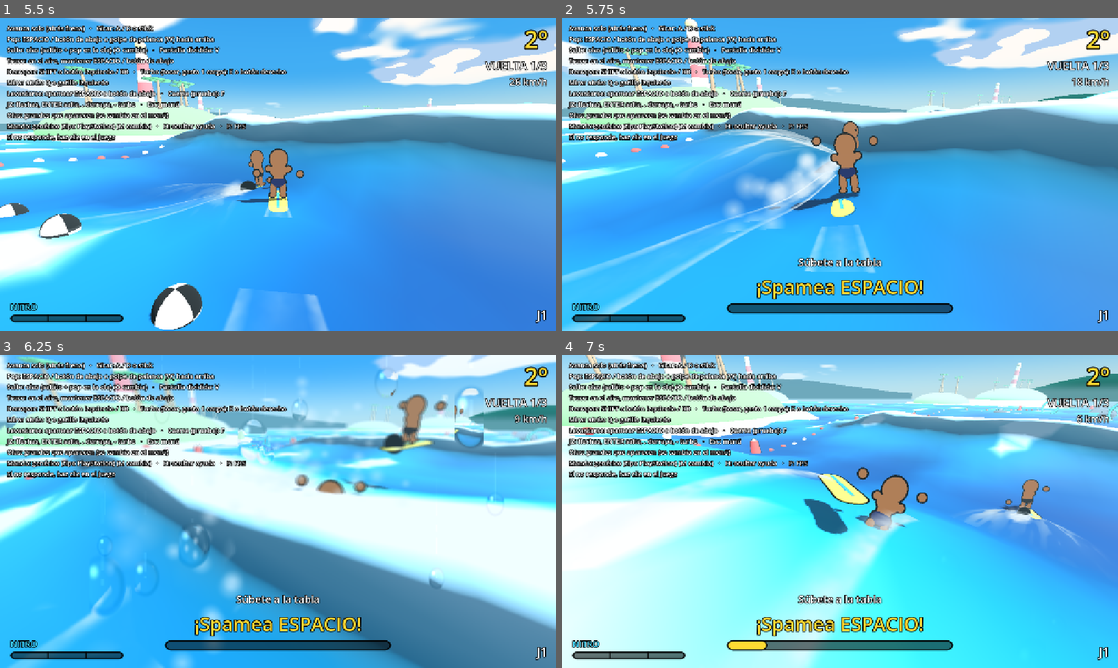
Above: before the commit, frames 1-4 (two rows, left to right).
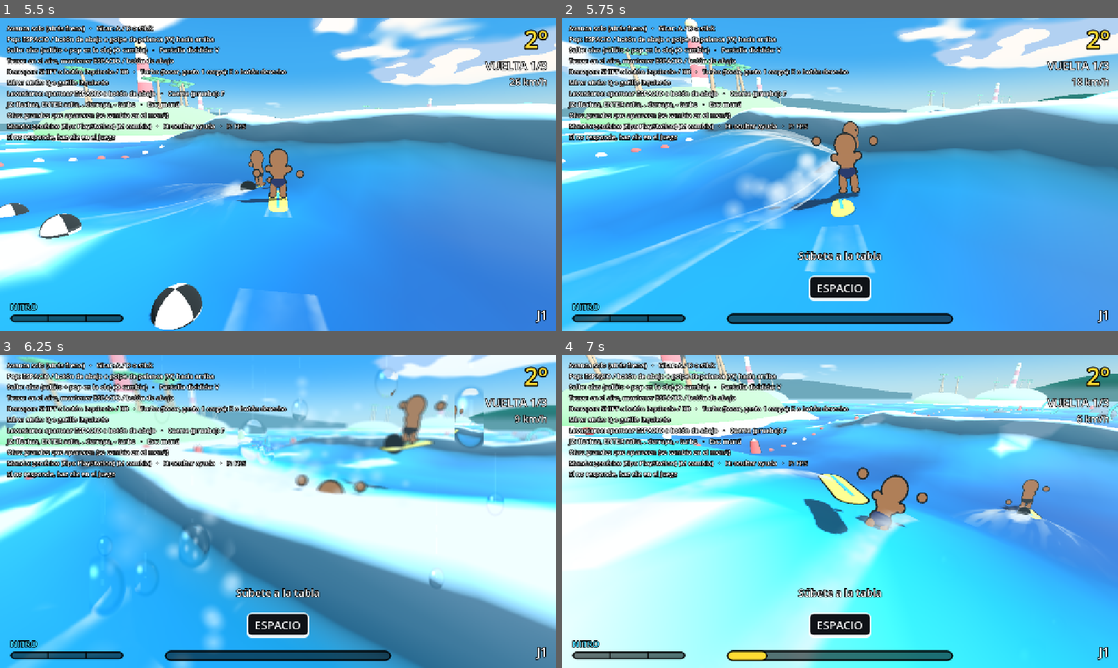
Above: after the commit, the same moments.

Repository: asimplesurfer/simplesurf
Game: Godot game, scene res://ui/menus/character_select.tscn
Two runs of this game, one before a commit and one after it. Both use one fixed random seed, a clock stepped at 60 frames per second and the inputs below. Sound files missing from this copy of the repository are replaced by a short silence.
Inputs (mouse positions are in pixels of both pictures, inside the frame that each line leads up to):
- Up to frame 1 (5.5 s): tap Enter at 0.5 s; move the mouse to (400, 158) at 0.52 s; hold D (p1_right) 0.53-1.25 s; hold Space (p1_a) 0.53-1.25 s; click (400, 158) at 0.67 s; drag from (166, 190) to (250, 237) at 1.27 s; move the mouse to (333, 105) at 2.02 s; hold D (p1_right) 2.03-2.75 s; tap Shift (p1_drift) at 2.1 s; click (333, 105) at 2.17 s; drag from (250, 237) to (111, 127) at 2.77 s; move the mouse to (444, 221) at 3.52 s; hold A (p1_left) 3.53-4.25 s; tap M at 3.6 s; click (444, 221) at 3.67 s; drag from (111, 127) to (194, 96) at 4.27 s; move the mouse to (305, 174) at 5.02 s; hold S (p1_down) from 5.03 s (still down); tap J at 5.1 s; click (305, 174) at 5.17 s
- Up to frame 2 (5.75 s): keep holding S (p1_down)
- Up to frame 3 (6.25 s): release S (p1_down) at 5.75 s; drag from (194, 433) to (166, 527) at 5.77 s
- Up to frame 4 (7 s): move the mouse to (962, 495) at 6.52 s; hold W (p1_up) from 6.53 s (still down); tap K at 6.6 s; click (962, 495) at 6.67 s

Frame 1 is identical in both runs. In frame 2, 4.8% of the frame differs, in the area x 29-71%, y 74-98%; in frame 3, 4.8%; in frame 4, 4.8%.

Commit message:
Íconos en vez de texto: palanca arriba y botón de abajo para el pop, rombo de botones para levantarse
- En la cresta: con mando, animación de la palanca tirada hacia arriba de golpe
  más el rombo de 4 botones con el de abajo en negro; con teclado, la tecla.
- Para levantarse: el rombo (o la tecla) late con cada toque, sobre la barra.

Co-Authored-By: Claude Opus 5.5 <noreply@anthropic.com>
Claude-Session: https://claude.ai/code/session_0158oNfJa2g5qsqyuATh8Mjh

Diff:
--- a/tests/run_tests.gd
+++ b/tests/run_tests.gd
@@ -523,7 +523,7 @@
 	for i in int(5.0 * FPS):
 		if _rider.grounded:
 			max_climb = maxf(max_climb, _rider.vertical_speed)
-		if hud._pop_label.visible:
+		if hud._pop_box.visible:
 			_pop_prompt_seen = true
 		if hud.splash_overlay.visible:
 			_splash_seen = true
--- /dev/null
+++ b/ui/hud/button_prompt.gd
@@ -0,0 +1,127 @@
+class_name ButtonPrompt
+extends Control
+## Ícono de qué tocar, sin texto (como en las consolas):
+## - FACE_BOTTOM: los 4 botones en rombo, el de abajo en negro.
+## - STICK_UP: una palanca que se tira hacia arriba de golpe, en loop.
+## - KEY: una tecla con su nombre (para teclado).
+
+enum Kind { FACE_BOTTOM, STICK_UP, KEY }
+
+var kind: Kind = Kind.FACE_BOTTOM:
+	set(value):
+		kind = value
+		queue_redraw()
+var key_text: String = "ESPACIO":
+	set(value):
+		key_text = value
+		queue_redraw()
+## 0..1: agranda el botón un instante (al apretarlo).
+var pulse: float = 0.0
+
+const INK := Color(0.06, 0.07, 0.09)
+const RIM := Color(1.0, 1.0, 1.0, 0.95)
+const DIM := Color(1.0, 1.0, 1.0, 0.28)
+const BACK := Color(0.0, 0.0, 0.0, 0.35)
+## Duración de un ciclo de la animación de la palanca (s).
+const STICK_CYCLE := 0.9
+
+var _time: float = 0.0
+
+
+func _init() -> void:
+	mouse_filter = Control.MOUSE_FILTER_IGNORE
+	custom_minimum_size = Vector2(110.0, 110.0)
+
+
+func _process(delta: float) -> void:
+	if not is_visible_in_tree():
+		return
+	_time += delta
+	queue_redraw()
+
+
+func _draw() -> void:
+	match kind:
+		Kind.FACE_BOTTOM:
+			_draw_face()
+		Kind.STICK_UP:
+			_draw_stick()
+		Kind.KEY:
+			_draw_key()
+
+
+func _draw_face() -> void:
+	var c := size * 0.5
+	var r := minf(size.x, size.y) * 0.5
+	draw_circle(c, r, BACK)
+	var d := r * 0.56
+	var br := r * 0.27
+	for off in [Vector2(0.0, -d), Vector2(d, 0.0), Vector2(-d, 0.0)]:
+		draw_circle(c + off, br, DIM)
+		draw_arc(c + off, br, 0.0, TAU, 32, RIM, 2.0, true)
+	# El de abajo: en negro, con borde marcado y latiendo.
+	var beat := 0.06 * sin(_time * 10.0)
+	var rr := br * (1.0 + beat + 0.25 * pulse)
+	var p := c + Vector2(0.0, d)
+	draw_circle(p, rr, INK)
+	draw_arc(p, rr, 0.0, TAU, 32, RIM, 3.0, true)
+
+
+func _draw_stick() -> void:
+	var c := size * 0.5 + Vector2(0.0, size.y * 0.12)
+	var r := minf(size.x, size.y) * 0.5
+	var base_r := r * 0.62
+	draw_circle(c, base_r, BACK)
+	draw_arc(c, base_r, 0.0, TAU, 40, DIM, 3.0, true)
+	# Quieta, golpe rápido arriba, un momento arriba y vuelve.
+	var t := fmod(_time, STICK_CYCLE) / STICK_CYCLE
+	var up := 0.0
+	if t < 0.25:
+		up = 0.0
+	elif t < 0.35:
+		up = ease((t - 0.25) / 0.1, 0.4)
+	elif t < 0.7:
+		up = 1.0
+	elif t < 0.85:
+		up = 1.0 - (t - 0.7) / 0.15
+	var knob := c + Vector2(0.0, -base_r * 0.5 * up)
+	# Flecha arriba (bien separada de la palanca): se ilumina con el golpe.
+	var tip := c + Vector2(0.0, -r * 1.12)
+	var w := r * 0.27
+	var arrow := Color(RIM, 0.3 + 0.7 * up)
+	draw_colored_polygon(
+		PackedVector2Array([tip, tip + Vector2(w, w * 1.1), tip + Vector2(-w, w * 1.1)]), arrow
+	)
+	# Rayitas de movimiento mientras sube rápido.
+	var swish := clampf(1.0 - absf(t - 0.33) / 0.08, 0.0, 1.0)
+	if swish > 0.0:
+		for dx in [-0.16, 0.16]:
+			var x: float = knob.x + r * float(dx)
+			draw_line(
+				Vector2(x, knob.y + r * 0.42), Vector2(x, knob.y + r * 0.85),
+				Color(RIM, 0.8 * swish), 3.0, true
+			)
+	var knob_r := r * 0.34
+	draw_circle(knob + Vector2(0.0, 3.0), knob_r, Color(0.0, 0.0, 0.0, 0.3))
+	draw_circle(knob, knob_r, INK)
+	draw_arc(knob, knob_r, 0.0, TAU, 32, RIM, 3.0, true)
+
+
+func _draw_key() -> void:
+	var font := get_theme_default_font()
+	var fs := 26
+	var text_w := font.get_string_size(key_text, HORIZONTAL_ALIGNMENT_CENTER, -1, fs).x
+	var w := maxf(text_w + 36.0, 64.0) * (1.0 + 0.12 * pulse)
+	var h := 58.0 * (1.0 + 0.12 * pulse)
+	var rect := Rect2(size * 0.5 - Vector2(w, h) * 0.5, Vector2(w, h))
+	var box := StyleBoxFlat.new()
+	box.bg_color = INK
+	box.border_color = RIM
+	box.set_border_width_all(3)
+	box.set_corner_radius_all(10)
+	box.border_width_bottom = 7
+	draw_style_box(box, rect)
+	var baseline := rect.position.y + h * 0.5 + font.get_ascent(fs) * 0.35
+	draw_string(
+		font, Vector2(rect.position.x, baseline), key_text, HORIZONTAL_ALIGNMENT_CENTER, w, fs, RIM
+	)
--- a/ui/hud/hud.gd
+++ b/ui/hud/hud.gd
@@ -31,7 +31,7 @@
 var _root: Control
 
 var _mash_box: VBoxContainer
-var _mash_title: Label
+var _mash_prompt: ButtonPrompt
 var _mash_hint: Label
 var _mash_bar: ProgressBar
 var _speed_label: Label
@@ -50,7 +50,11 @@
 var _splash_material: ShaderMaterial
 var _splash_t: float = 0.0
 var _speed_lines: ColorRect
-var _pop_label: Label
+## Pop en la cresta: íconos (palanca arriba y botón de abajo, o la tecla).
+var _pop_box: HBoxContainer
+var _pop_stick: ButtonPrompt
+var _pop_face: ButtonPrompt
+var _pop_key: ButtonPrompt
 var _nitro_label: Label
 var _speed_lines_material: ShaderMaterial
 var _message_time: float = 0.0
@@ -179,11 +183,13 @@
 
 	# Momento justo para el pop: el botón aparece en grande y late.
 	var pop := rider.is_human and rider.pop_ready()
-	_pop_label.visible = pop
+	_pop_box.visible = pop
 	if pop:
-		_pop_label.text = _button_name()
-		_pop_label.pivot_offset = _pop_label.size * 0.5
-		_pop_label.scale = Vector2.ONE * (1.0 + 0.12 * sin(Time.get_ticks_msec() * 0.025))
+		var pad := _using_pad()
+		_pop_stick.visible = pad
+		_pop_face.visible = pad
+		_pop_key.visible = not pad
+		_pop_key.key_text = _key_name()
 
 	_speed_label.text = "%d km/h" % roundi(rider.speed * 3.6)
 	# Handicap: muestra cuánto más rápido carga el nitro.
@@ -226,15 +232,14 @@
 		meter = state.meter
 	_mash_bar.value = meter
 
-	_mash_title.text = "¡Spamea %s!" % _button_name()
+	_set_prompt(_mash_prompt)
 	if rider.recovery_stage == Rider.RecoveryStage.IN_WATER:
 		_mash_hint.text = "Súbete a la tabla"
 	else:
 		_mash_hint.text = "¡Ahora párate!"
 
 	_flash = move_toward(_flash, 0.0, delta * 6.0)
-	_mash_title.pivot_offset = _mash_title.size * 0.5
-	_mash_title.scale = Vector2.ONE * (1.0 + 0.15 * _flash)
+	_mash_prompt.pulse = _flash
 
 
 ## Atravesó una ola que rompía: medio segundo de imagen mojada que se aclara.
@@ -258,13 +263,25 @@
 		_splash_material.set_shader_parameter("elapsed", elapsed)
 
 
-func _button_name() -> String:
+func _using_pad() -> bool:
 	var pc := rider.controller as PlayerController
-	if pc and pc.using_joypad:
-		return "(X)" if pc.is_generic_pad() else "(A)"
+	return pc != null and pc.using_joypad
+
+
+## Tecla del botón principal (A) para quien juega con teclado.
+func _key_name() -> String:
 	if rider.player_index == 1 and GameSettings.player_count >= 2:
 		return "ENTER"
 	return "ESPACIO"
+
+
+## Botón de abajo si juega con mando; la tecla si juega con teclado.
+func _set_prompt(prompt: ButtonPrompt) -> void:
+	if _using_pad():
+		prompt.kind = ButtonPrompt.Kind.FACE_BOTTOM
+	else:
+		prompt.kind = ButtonPrompt.Kind.KEY
+		prompt.key_text = _key_name()
 
 
 func _update_help() -> void:
@@ -328,8 +345,10 @@
 	root.add_child(_mash_box)
 	_mash_hint = _make_label(24, Color.WHITE)
 	_mash_box.add_child(_mash_hint)
-	_mash_title = _make_label(44, PROMPT_COLOR)
-	_mash_box.add_child(_mash_title)
+	_mash_prompt = ButtonPrompt.new()
+	_mash_prompt.size_flags_horizontal = Control.SIZE_SHRINK_CENTER
+	_mash_prompt.custom_minimum_size = Vector2(200.0, 100.0)
+	_mash_box.add_child(_mash_prompt)
 	_mash_bar = _make_bar(PROMPT_COLOR, 24.0)
 	_mash_box.add_child(_mash_bar)
 
@@ -406,14 +425,26 @@
 	root.add_child(_message)
 
 	# Botón del pop (en la cresta de la ola), un poco abajo del centro.
-	_pop_label = _make_label(64, PROMPT_COLOR)
-	_pop_label.set_anchors_preset(Control.PRESET_CENTER)
-	_pop_label.offset_left = -250.0
-	_pop_label.offset_right = 250.0
-	_pop_label.offset_top = 40.0
-	_pop_label.offset_bottom = 130.0
-	_pop_label.visible = false
-	root.add_child(_pop_label)
+	_pop_box = HBoxContainer.new()
+	_pop_box.set_anchors_preset(Control.PRESET_CENTER)
+	_pop_box.offset_left = -250.0
+	_pop_box.offset_right = 250.0
+	_pop_box.offset_top = 30.0
+	_pop_box.offset_bottom = 150.0
+	_pop_box.alignment = BoxContainer.ALIGNMENT_CENTER
+	_pop_box.add_theme_constant_override("separation", 18)
+	_pop_box.mouse_filter = Control.MOUSE_FILTER_IGNORE
+	_pop_box.visible = false
+	root.add_child(_pop_box)
+	_pop_stick = ButtonPrompt.new()
+	_pop_stick.kind = ButtonPrompt.Kind.STICK_UP
+	_pop_box.add_child(_pop_stick)
+	_pop_face = ButtonPrompt.new()
+	_pop_box.add_child(_pop_face)
+	_pop_key = ButtonPrompt.new()
+	_pop_key.kind = ButtonPrompt.Kind.KEY
+	_pop_key.custom_minimum_size = Vector2(200.0, 110.0)
+	_pop_box.add_child(_pop_key)
 
 	# Cartel grande al centro (cuenta regresiva, vuelta, llegada, al revés).
 	_center_label = _make_label(84, Color.WHITE)
